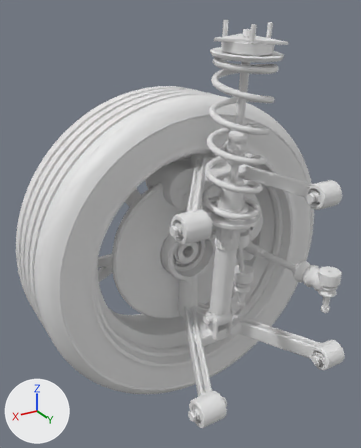
Before and after pictures for a commit that changed the glTF model web/public/assets/corner-fr.glb.
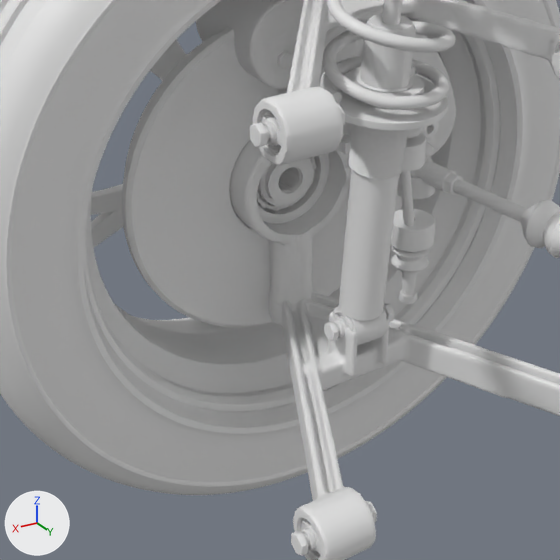
Each version appears first whole from a 50 mm camera at (2.206, 0.252, 0.992) aimed at (1.632, -0.706, 0.514), and next in a close-up on the part from 16% to 86% of the width and 38% to 95% of the height. Arrows for +X, +Y and +Z are at lower left; the lights stay in place. The first two pictures are the older version. Where no turn or scale is listed for an object, it has been applied to the vertices. Vertices at exactly the same position are counted once.
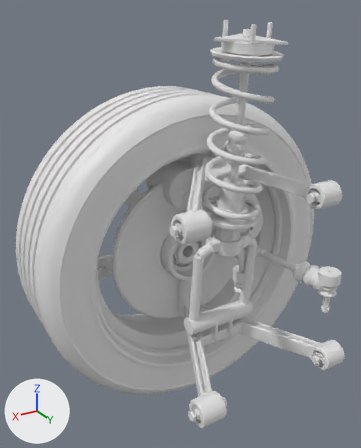
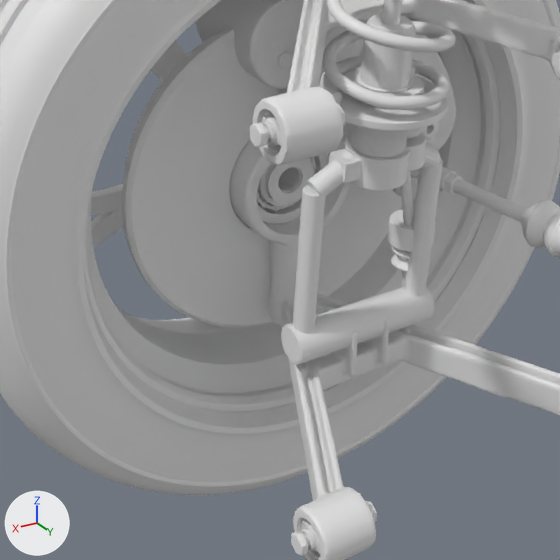
Where the newer file only moved an object's origin or applied its transform, the numbers keep the older frame.

What differs and where, as boxes [x1, y1, x2, y2] in the close-ups (560 x 560 px):
```json
{"object": "Mesh_6", "change": "reshaped", "before": [319, 0, 448, 346], "after": [281, 0, 449, 364]}
{"part": 1, "of": "me_mesh_6", "change": "added", "after": [281, 327, 301, 363]}
{"part": 2, "of": "me_mesh_6", "change": "added", "after": [293, 185, 325, 334]}
{"part": 3, "of": "me_mesh_6", "change": "added", "after": [307, 150, 356, 197]}
{"part": 4, "of": "me_mesh_6", "change": "added", "after": [329, 149, 362, 183]}
{"part": 5, "of": "me_mesh_6", "change": "built on", "before": [335, 4, 424, 331], "after": [284, 4, 443, 363]}
```

Edits to the scene script, one JSON object a line:
```json
{"block": "me_mesh_6", "where": "# used by ob_mesh_6; location = (1.17, -0.382, 0.202)"}
{"op": "remove", "block": "me_mesh_6", "code": "me_mesh_6.from_pydata(...)  # 14387 vertices, 28766 faces; spans x 0.339..0.471, y -0.269..-0.137, z 0.063..0.747"}
{"op": "add", "block": "me_mesh_6", "code": "me_mesh_6.from_pydata(...)  # 15842 vertices, 31728 faces; spans x 0.319..0.502, y -0.269..-0.137, z 0.064..0.747"}
{"block": "me_mesh_6", "change": "me_mesh_6 part 1: a new loose piece of 192 vertices spanning x 0.471..0.502, y -0.243..-0.203, z 0.069..0.109, in mat_aluminium_forged (white #e7e7e7)"}
{"block": "me_mesh_6", "change": "me_mesh_6 part 2: a new loose piece of 144 vertices spanning x 0.471..0.498, y -0.235..-0.198, z 0.088..0.279, in mat_aluminium_forged (white #e7e7e7)"}
{"block": "me_mesh_6", "change": "me_mesh_6 part 3: a new loose piece of 144 vertices spanning x 0.431..0.488, y -0.221..-0.196, z 0.268..0.313, in mat_aluminium_forged (white #e7e7e7)"}
{"block": "me_mesh_6", "change": "me_mesh_6 part 4: a new loose piece of 56 vertices spanning x 0.356..0.456, y -0.224..-0.192, z 0.284..0.31, in mat_aluminium_forged (white #e7e7e7)"}
{"block": "me_mesh_6", "change": "me_mesh_6 part 5: 564 vertices moved from x 0.372..0.444, y -0.247..-0.177, z 0.063..0.553 to x 0.32..0.501, y -0.245..-0.177, z 0.064..0.553; 102 vertices removed from x 0.372..0.444, y -0.235..-0.175, z 0.071..0.554; 829 vertices added at x 0.319..0.444, y -0.243..-0.173, z 0.07..0.554"}
{"block": "me_mesh_6", "change": "other edits to the shape of me_mesh_6 do not show in these pictures"}
{"op": "add", "block": "me_mesh_6", "code": "me_mesh_6.materials.append(mat_aluminium_forged)  # white #e7e7e7"}
```
